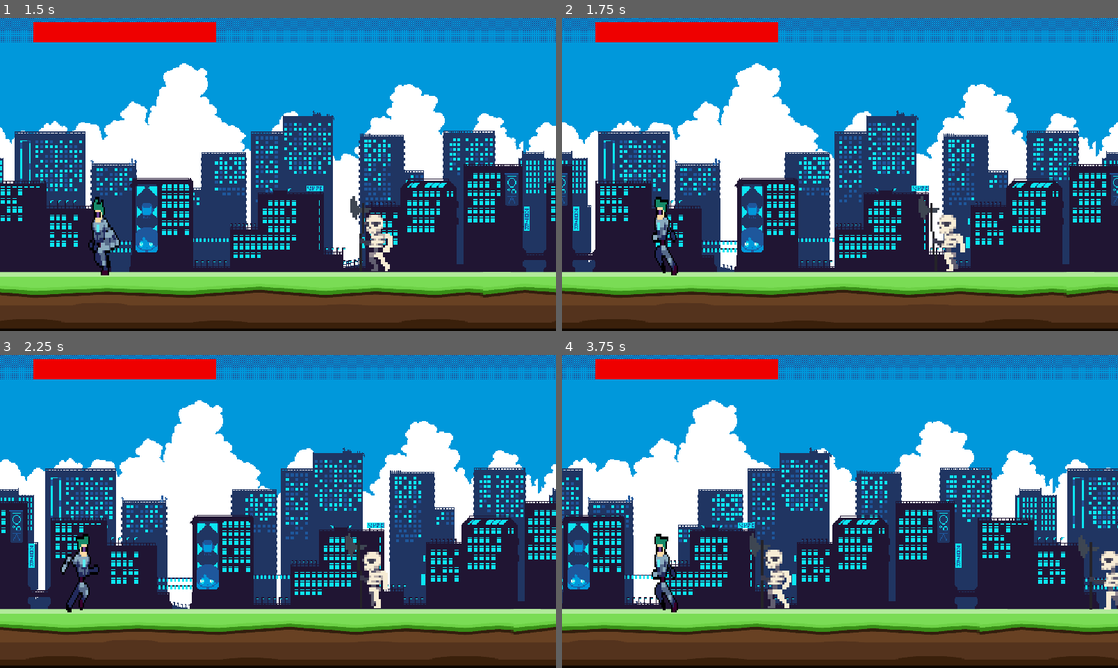
Above: before the commit, frames 1-4 (two rows, left to right).
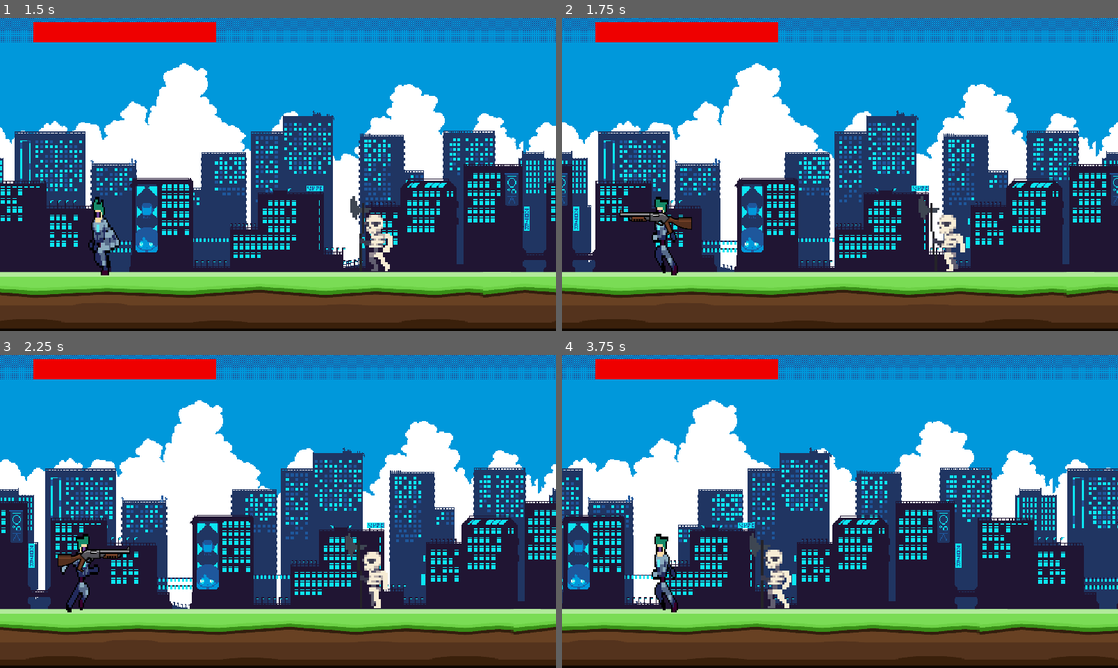
Above: after the commit, the same moments.

Repository: PandaHunterX/Cyber-Blasters
Game: Godot game, scene res://game.tscn
The game is run twice, just before and just after one commit, with the same random seed, the same clock (stepped at 60 frames per second) and the same inputs.
Inputs:
- Up to frame 1 (1.5 s): tap Enter at 0.5 s; hold D (right) 0.53-1.28 s; hold E (attack) 0.53-1.28 s; tap F (fire, bound only after the commit) at 0.8, 1.35 s; hold A (left) from 1.28 s (still down)
- Up to frame 2 (1.75 s): keep holding A (left); tap 4 (grenade_launcher, bound only after the commit) at 1.55 s
- Up to frame 3 (2.25 s): release A (left) at 2.03 s; hold D (right) from 2.03 s (still down); hold 4 (grenade_launcher, bound only after the commit) from 2.03 s (still down)
- Up to frame 4 (3.75 s): tap 3 (laser_rifle, bound only after the commit) at 2.3, 2.85 s; release 4 (grenade_launcher, bound only after the commit) at 2.78 s; tap Tab (melee, bound only after the commit) at 3.05 s; release D (right) at 3.53 s; hold A (left) from 3.53 s (still down); hold Tab (melee, bound only after the commit) from 3.53 s (still down)

Frame 1 is identical in both runs. In frame 2, 0.4% of the frame differs, in the area x 10-24%, y 61-70%; in frame 3, 0.4%; in frame 4, 0.6%, in the area x 92-100%, y 57-82%.

Commit message:
Weapon System Added
There are 4 main weapons added to the game

Diff:
--- a/game.tscn
+++ b/game.tscn
@@ -27,6 +27,6 @@
 position = Vector2(1549, 901)
 
 [node name="Respawn" type="Timer" parent="."]
-wait_time = 3.0
+wait_time = 5.0
 
 [connection signal="timeout" from="Respawn" to="." method="_on_respawn_timeout"]
--- a/project.godot
+++ b/project.godot
@@ -54,7 +54,38 @@
 }
 pause={
 "deadzone": 0.5,
-"events": []
+"events": [Object(InputEventKey,"resource_local_to_scene":false,"resource_name":"","device":-1,"window_id":0,"alt_pressed":false,"shift_pressed":false,"ctrl_pressed":false,"meta_pressed":false,"pressed":false,"keycode":0,"physical_keycode":4194305,"key_label":0,"unicode":0,"location":0,"echo":false,"script":null)
+]
+}
+fire={
+"deadzone": 0.5,
+"events": [Object(InputEventKey,"resource_local_to_scene":false,"resource_name":"","device":-1,"window_id":0,"alt_pressed":false,"shift_pressed":false,"ctrl_pressed":false,"meta_pressed":false,"pressed":false,"keycode":0,"physical_keycode":70,"key_label":0,"unicode":102,"location":0,"echo":false,"script":null)
+]
+}
+melee={
+"deadzone": 0.5,
+"events": [Object(InputEventKey,"resource_local_to_scene":false,"resource_name":"","device":-1,"window_id":0,"alt_pressed":false,"shift_pressed":false,"ctrl_pressed":false,"meta_pressed":false,"pressed":false,"keycode":0,"physical_keycode":4194306,"key_label":0,"unicode":0,"location":0,"echo":false,"script":null)
+]
+}
+pistol={
+"deadzone": 0.5,
+"events": [Object(InputEventKey,"resource_local_to_scene":false,"resource_name":"","device":-1,"window_id":0,"alt_pressed":false,"shift_pressed":false,"ctrl_pressed":false,"meta_pressed":false,"pressed":false,"keycode":0,"physical_keycode":49,"key_label":0,"unicode":49,"location":0,"echo":false,"script":null)
+]
+}
+smg={
+"deadzone": 0.5,
+"events": [Object(InputEventKey,"resource_local_to_scene":false,"resource_name":"","device":-1,"window_id":0,"alt_pressed":false,"shift_pressed":false,"ctrl_pressed":false,"meta_pressed":false,"pressed":false,"keycode":0,"physical_keycode":50,"key_label":0,"unicode":50,"location":0,"echo":false,"script":null)
+]
+}
+laser_rifle={
+"deadzone": 0.5,
+"events": [Object(InputEventKey,"resource_local_to_scene":false,"resource_name":"","device":-1,"window_id":0,"alt_pressed":false,"shift_pressed":false,"ctrl_pressed":false,"meta_pressed":false,"pressed":false,"keycode":0,"physical_keycode":51,"key_label":0,"unicode":51,"location":0,"echo":false,"script":null)
+]
+}
+grenade_launcher={
+"deadzone": 0.5,
+"events": [Object(InputEventKey,"resource_local_to_scene":false,"resource_name":"","device":-1,"window_id":0,"alt_pressed":false,"shift_pressed":false,"ctrl_pressed":false,"meta_pressed":false,"pressed":false,"keycode":0,"physical_keycode":52,"key_label":0,"unicode":52,"location":0,"echo":false,"script":null)
+]
 }
 
 [physics]
--- /dev/null
+++ b/scenes/bullet.tscn
@@ -0,0 +1,24 @@
+[gd_scene load_steps=4 format=3 uid="uid://b3ubqf2uraw6t"]
+
+[ext_resource type="Texture2D" uid="uid://3s8dgmsgwfv7" path="res://assets/bullets/bullet.png" id="1_pqgbw"]
+[ext_resource type="Script" path="res://scripts/bullet.gd" id="1_qdaps"]
+
+[sub_resource type="RectangleShape2D" id="RectangleShape2D_5s3h4"]
+size = Vector2(60, 21)
+
+[node name="Bullet" type="Node2D"]
+script = ExtResource("1_qdaps")
+
+[node name="Sprite2D" type="Sprite2D" parent="."]
+position = Vector2(2, 2)
+rotation = 0.802851
+scale = Vector2(0.0927957, 0.0927957)
+texture = ExtResource("1_pqgbw")
+
+[node name="BulletHitbox" type="Area2D" parent="."]
+
+[node name="CollisionShape2D" type="CollisionShape2D" parent="BulletHitbox"]
+position = Vector2(6, 1.5)
+shape = SubResource("RectangleShape2D_5s3h4")
+
+[connection signal="body_entered" from="BulletHitbox" to="." method="_on_bullet_hitbox_body_entered"]
--- a/scenes/enemy_weak.tscn
+++ b/scenes/enemy_weak.tscn
@@ -371,6 +371,7 @@
 wait_time = 0.7
 
 [node name="Death" type="Timer" parent="."]
+wait_time = 0.5
 
 [connection signal="body_entered" from="PlayerDetction" to="." method="_on_player_detction_body_entered"]
 [connection signal="body_exited" from="PlayerDetction" to="." method="_on_player_detction_body_exited"]
--- /dev/null
+++ b/scenes/explosion.tscn
@@ -0,0 +1,115 @@
+[gd_scene load_steps=20 format=3 uid="uid://bk1hx0kj81771"]
+
+[ext_resource type="Texture2D" uid="uid://flyqb5cxm6s1" path="res://assets/bullets/grenade1.png" id="1_ex5kf"]
+[ext_resource type="Script" path="res://scripts/explosion.gd" id="1_lp3wv"]
+[ext_resource type="Texture2D" uid="uid://dptavg8og4vnr" path="res://assets/explosions/1.png" id="2_cvwem"]
+[ext_resource type="Texture2D" uid="uid://b1t77bkotbuo4" path="res://assets/explosions/2.png" id="3_p6n7k"]
+[ext_resource type="Texture2D" uid="uid://fdirh56ciun3" path="res://assets/explosions/3.png" id="4_m5vhd"]
+[ext_resource type="Texture2D" uid="uid://u8j7v8vnoq4c" path="res://assets/explosions/4.png" id="5_i2tya"]
+[ext_resource type="Texture2D" uid="uid://byvv0fljw5khm" path="res://assets/explosions/5.png" id="6_6u007"]
+[ext_resource type="Texture2D" uid="uid://r0pp3oruimku" path="res://assets/explosions/6.png" id="7_s74cb"]
+[ext_resource type="Texture2D" uid="uid://2o4bbg12h3xy" path="res://assets/explosions/7.png" id="8_lohkn"]
+[ext_resource type="Texture2D" uid="uid://bae80rxxlf2t3" path="res://assets/explosions/8.png" id="9_g7fsf"]
+[ext_resource type="Texture2D" uid="uid://cx5biqvwmjr5s" path="res://assets/explosions/9.png" id="10_j0gvb"]
+[ext_resource type="Texture2D" uid="uid://bsynkwaausvq0" path="res://assets/explosions/10.png" id="11_sn6cn"]
+[ext_resource type="Texture2D" uid="uid://bhio1adqeh3sm" path="res://assets/explosions/11.png" id="12_r1sak"]
+[ext_resource type="Texture2D" uid="uid://bf0l7qktchcay" path="res://assets/explosions/12.png" id="13_k1msa"]
+
+[sub_resource type="CircleShape2D" id="CircleShape2D_w15ai"]
+radius = 63.0079
+
+[sub_resource type="Animation" id="Animation_6k2jb"]
+resource_name = "Explosion"
+length = 0.4
+tracks/0/type = "value"
+tracks/0/imported = false
+tracks/0/enabled = true
+tracks/0/path = NodePath("Sprite2D:texture")
+tracks/0/interp = 1
+tracks/0/loop_wrap = true
+tracks/0/keys = {
+"times": PackedFloat32Array(0, 0.0333333, 0.0666667, 0.1, 0.133333, 0.166667, 0.2, 0.233333, 0.266667, 0.3, 0.333333, 0.366667, 0.4),
+"transitions": PackedFloat32Array(1, 1, 1, 1, 1, 1, 1, 1, 1, 1, 1, 1, 1),
+"update": 0,
+"values": [ExtResource("1_ex5kf"), ExtResource("2_cvwem"), ExtResource("3_p6n7k"), ExtResource("4_m5vhd"), ExtResource("5_i2tya"), ExtResource("6_6u007"), ExtResource("7_s74cb"), ExtResource("8_lohkn"), ExtResource("9_g7fsf"), ExtResource("10_j0gvb"), ExtResource("11_sn6cn"), ExtResource("12_r1sak"), ExtResource("13_k1msa")]
+}
+tracks/1/type = "value"
+tracks/1/imported = false
+tracks/1/enabled = true
+tracks/1/path = NodePath("Grenade Hit/GrenadeHitbox:disabled")
+tracks/1/interp = 1
+tracks/1/loop_wrap = true
+tracks/1/keys = {
+"times": PackedFloat32Array(0, 0.133333),
+"transitions": PackedFloat32Array(1, 1),
+"update": 1,
+"values": [true, false]
+}
+
+[sub_resource type="Animation" id="Animation_xxyuj"]
+length = 0.001
+tracks/0/type = "value"
+tracks/0/imported = false
+tracks/0/enabled = true
+tracks/0/path = NodePath("Sprite2D:texture")
+tracks/0/interp = 1
+tracks/0/loop_wrap = true
+tracks/0/keys = {
+"times": PackedFloat32Array(0),
+"transitions": PackedFloat32Array(1),
+"update": 0,
+"values": [ExtResource("1_ex5kf")]
+}
+tracks/1/type = "value"
+tracks/1/imported = false
+tracks/1/enabled = true
+tracks/1/path = NodePath("Grenade Hit/GrenadeHitbox:disabled")
+tracks/1/interp = 1
+tracks/1/loop_wrap = true
+tracks/1/keys = {
+"times": PackedFloat32Array(0),
+"transitions": PackedFloat32Array(1),
+"update": 1,
+"values": [false]
+}
+
+[sub_resource type="AnimationLibrary" id="AnimationLibrary_41r8v"]
+_data = {
+"Explosion": SubResource("Animation_6k2jb"),
+"RESET": SubResource("Animation_xxyuj")
+}
+
+[sub_resource type="CircleShape2D" id="CircleShape2D_y07ft"]
+radius = 317.0
+
+[node name="Grenade" type="Node2D"]
+script = ExtResource("1_lp3wv")
+
+[node name="Sprite2D" type="Sprite2D" parent="."]
+position = Vector2(-3, 6.99998)
+scale = Vector2(0.962891, 0.835809)
+texture = ExtResource("1_ex5kf")
+
+[node name="Enemy Detection" type="Area2D" parent="."]
+
+[node name="Detection" type="CollisionShape2D" parent="Enemy Detection"]
+position = Vector2(4, 9)
+shape = SubResource("CircleShape2D_w15ai")
+
+[node name="AnimationPlayer" type="AnimationPlayer" parent="."]
+libraries = {
+"": SubResource("AnimationLibrary_41r8v")
+}
+
+[node name="Grenade Hit" type="Area2D" parent="."]
+
+[node name="GrenadeHitbox" type="CollisionShape2D" parent="Grenade Hit"]
+position = Vector2(3, 7)
+shape = SubResource("CircleShape2D_y07ft")
+debug_color = Color(0.612686, 0.371389, 0.97783, 0.42)
+
+[node name="ExplosionTimer" type="Timer" parent="."]
+wait_time = 0.4
+
+[connection signal="body_entered" from="Enemy Detection" to="." method="_on_enemy_detection_body_entered"]
+[connection signal="timeout" from="ExplosionTimer" to="." method="_on_explosion_timer_timeout"]
--- /dev/null
+++ b/scenes/laser.tscn
@@ -0,0 +1,27 @@
+[gd_scene load_steps=4 format=3 uid="uid://udp8wjqxtmw0"]
+
+[ext_resource type="Script" path="res://scripts/laser.gd" id="1_air1d"]
+[ext_resource type="Texture2D" uid="uid://0olvjt3d8op0" path="res://assets/bullets/Laser.png" id="2_nv4e0"]
+
+[sub_resource type="RectangleShape2D" id="RectangleShape2D_nb6af"]
+size = Vector2(474, 29)
+
+[node name="Laser" type="Node2D"]
+script = ExtResource("1_air1d")
+
+[node name="Sprite2D" type="Sprite2D" parent="."]
+position = Vector2(167, 1)
+scale = Vector2(2.87849, 0.982072)
+texture = ExtResource("2_nv4e0")
+
+[node name="Laser" type="Area2D" parent="."]
+
+[node name="CollisionShape2D" type="CollisionShape2D" parent="Laser"]
+position = Vector2(132, 0.5)
+shape = SubResource("RectangleShape2D_nb6af")
+
+[node name="LaserTime" type="Timer" parent="."]
+wait_time = 5.0
+
+[connection signal="body_entered" from="Laser" to="." method="_on_laser_body_entered"]
+[connection signal="timeout" from="LaserTime" to="." method="_on_laser_time_timeout"]
--- a/scenes/player.tscn
+++ b/scenes/player.tscn
@@ -7,6 +7,7 @@
 [ext_resource type="Texture2D" uid="uid://p5nwibw7bl4i" path="res://assets/main character/Cyborg_attack1.png" id="4_hpghe"]
 [ext_resource type="Texture2D" uid="uid://cjvpdlbletswg" path="res://assets/main character/Cyborg_death.png" id="5_3kpce"]
 [ext_resource type="Script" path="res://scripts/playerMelee.gd" id="7_joafu"]
+[ext_resource type="PackedScene" uid="uid://bpyw4xh44vyhs" path="res://scenes/weapon_system.tscn" id="8_uwpar"]
 
 [sub_resource type="RectangleShape2D" id="RectangleShape2D_74jxk"]
 size = Vector2(87, 287.625)
@@ -401,6 +402,10 @@
 texture = ExtResource("2_fbi88")
 hframes = 2
 
+[node name="WeaponSystem" parent="Sprite2D" instance=ExtResource("8_uwpar")]
+position = Vector2(2.07074, 1.82858)
+scale = Vector2(0.207073, 0.114286)
+
 [node name="HitBox" type="CollisionShape2D" parent="."]
 position = Vector2(-60, 1)
 shape = SubResource("RectangleShape2D_74jxk")
@@ -421,9 +426,6 @@
 [node name="CollisionShape2D" type="CollisionShape2D" parent="meleehitbox"]
 position = Vector2(67, -28)
 shape = SubResource("RectangleShape2D_pwefy")
-
-[node name="AnimationCooldown" type="Timer" parent="."]
-wait_time = 0.2
 
 [node name="HealthBar" type="ProgressBar" parent="."]
 offset_left = -206.0
@@ -436,5 +438,8 @@
 value = 1000.0
 show_percentage = false
 
+[node name="AnimationCooldown" type="Timer" parent="."]
+wait_time = 0.2
+
 [connection signal="body_entered" from="meleehitbox" to="meleehitbox" method="_on_body_entered"]
 [connection signal="timeout" from="AnimationCooldown" to="." method="_on_animation_cooldown_timeout"]
--- a/scenes/spawner.tscn
+++ /dev/null
@@ -1,30 +0,0 @@
-[gd_scene load_steps=2 format=3 uid="uid://bcsfd1j0g632x"]
-
-[sub_resource type="GDScript" id="GDScript_mmwud"]
-script/source = "#extends Node2D
-#
-#var target: Node2D
-#var weak_enemy = preload(\"res://scenes/enemy_weak.tscn\")
-#@onready var target_scene = preload(\"res://scenes/player.tscn\")
-#
-#func _ready() -> void:
-	#target = target_scene.instantiate() as Node2D
-	#$WeakEnemySpawner.start()
-	## Initially spawn weak enemies based on weakenemy count
-#
-#func _on_weak_enemy_spawner_timeout() -> void:
-	#spawn_weak_enemy()
-#
-#func spawn_weak_enemy() -> void:
-	#
-	#var weak = weak_enemy.instantiate()
-	#add_child(weak)
-"
-
-[node name="Spawner" type="Node2D"]
-script = SubResource("GDScript_mmwud")
-
-[node name="WeakEnemySpawner" type="Timer" parent="."]
-wait_time = 5.0
-
-[connection signal="timeout" from="WeakEnemySpawner" to="." method="_on_weak_enemy_spawner_timeout"]
--- /dev/null
+++ b/scenes/weapon_system.tscn
@@ -0,0 +1,27 @@
+[gd_scene load_steps=4 format=3 uid="uid://bpyw4xh44vyhs"]
+
+[ext_resource type="Script" path="res://scripts/weapon_system.gd" id="1_aw7gr"]
+[ext_resource type="Texture2D" uid="uid://dri4wxcrpjjhg" path="res://assets/weapons/AK_full.png" id="1_nmmv6"]
+
+[sub_resource type="Curve2D" id="Curve2D_jl88n"]
+
+[node name="WeaponSystem" type="Node2D"]
+script = ExtResource("1_aw7gr")
+
+[node name="Weapon" type="Sprite2D" parent="."]
+position = Vector2(0, 1)
+scale = Vector2(0.511719, 0.511719)
+texture = ExtResource("1_nmmv6")
+
+[node name="WeaponCooldown" type="Timer" parent="."]
+wait_time = 0.1
+
+[node name="Path2D" type="Path2D" parent="."]
+curve = SubResource("Curve2D_jl88n")
+
+[node name="PathFollow2D" type="PathFollow2D" parent="Path2D"]
+
+[node name="Marker2D" type="Marker2D" parent="Path2D/PathFollow2D"]
+position = Vector2(10, -15)
+
+[connection signal="timeout" from="WeaponCooldown" to="." method="_on_weapon_cooldown_timeout"]
--- /dev/null
+++ b/scripts/bullet.gd
@@ -0,0 +1,22 @@
+extends Node2D
+
+var speed = 1000
+var is_pistol = true
+# Called every frame. 'delta' is the elapsed time since the previous frame.
+func _physics_process(delta: float) -> void:
+		position.x += speed * delta
+
+func _unhandled_input(event: InputEvent) -> void:
+	if event.is_action_pressed("pistol"):
+		is_pistol = true
+	elif  event.is_action_pressed("smg"):
+		is_pistol = false
+
+
+func _on_bullet_hitbox_body_entered(body: Node2D) -> void:
+	if body.has_method("pistol_hit") and is_pistol:
+		body.pistol_hit()
+		queue_free()
+	elif body.has_method("smg_hit") and not is_pistol:
+		body.smg_hit()
+		queue_free()
--- a/scripts/enemy_weak.gd
+++ b/scripts/enemy_weak.gd
@@ -33,11 +33,43 @@
 
 func melee_hit():
 	health -= 200
-	print("enemy was hit")
 	is_hit = true  # Set hit flag to true
 	$AnimationPlayer.play("hit")
-	print(health)
 	enemy_health()
+	$AttackCooldown.start()
+	print(health)  # Start cooldown to reset hit
+
+func pistol_hit():
+	health -= 150
+	is_hit = true  # Set hit flag to true
+	$AnimationPlayer.play("hit")
+	enemy_health()
+	$AttackCooldown.start()
+	print("pistol hit:")
+	print(health)  # Start cooldown to reset hit
+
+func smg_hit():
+	health -= 50
+	speed -= 10
+	is_hit = true  # Set hit flag to true
+	$AnimationPlayer.play("hit")
+	enemy_health()
+	$AttackCooldown.start()  # Start cooldown to reset hit
+
+func laser_hit():
+	health -= 250
+	speed -= 50
+	is_hit = true  # Set hit flag to true
+	$AnimationPlayer.play("hit")
+	enemy_health()
+	$AttackCooldown.start()  # Start cooldown to reset hit
+
+func explosive_hit():
+	health -= 1000
+	is_hit = true  # Set hit flag to true
+	$AnimationPlayer.play("hit")
+	enemy_health()
+	$AttackCooldown.start()  # Start cooldown to reset hit
 
 func enemy_health():
 	if health <= 0:
@@ -58,9 +90,11 @@
 		attack()
 
 func _on_attack_cooldown_timeout() -> void:
+	is_hit = false
 	if player_detected:
-		attack_ready = true
 		attack()
+	else:
+		move_enemy()
 
 func attack():
 	attack_ready = false
--- /dev/null
+++ b/scripts/explosion.gd
@@ -0,0 +1,24 @@
+extends Node2D
+
+var speed = 1500
+var onhit = false
+
+func free() -> void:
+	$"Grenade Hit/GrenadeHitbox".disabled = true
+
+func _physics_process(delta: float) -> void:
+	if not onhit:
+		position.x += speed * delta
+	else :
+		position.x = position.x
+
+func _on_enemy_detection_body_entered(body: Node2D) -> void:
+	if body.has_method("explosive_hit"):
+		body.explosive_hit()
+		onhit = true
+		$AnimationPlayer.play("Explosion")
+		$ExplosionTimer.start()
+
+
+func _on_explosion_timer_timeout() -> void:
+	queue_free()
--- /dev/null
+++ b/scripts/laser.gd
@@ -0,0 +1,18 @@
+extends Node2D
+
+var speed = 1500
+
+func _physics_process(delta: float) -> void:
+		position.x += speed * delta
+
+
+
+func _on_laser_body_entered(body: Node2D) -> void:
+	if body.has_method("laser_hit"):
+		body.laser_hit()
+		$LaserTime.start()
+
+
+func _on_laser_time_timeout() -> void:
+	queue_free()
+	$LaserTime.stop()
--- a/scripts/player.gd
+++ b/scripts/player.gd
@@ -1,32 +1,41 @@
 extends CharacterBody2D
-const JUMP_VELOCITY = -400.0
+
 @onready var ap = $AnimationPlayer
 @onready var sprite = $Sprite2D
 @onready var melee = $meleehitbox
+@onready var weapon = find_child("Weapon")
 
 var notmoving = true
 var is_hit = false
 var health = 1000
+var speed = 300
 var horizontal_direction = null
 var isdead = false
+var weapon_equip = false
 
 func _ready() -> void:
 	$meleehitbox/CollisionShape2D.disabled = true
 	$HealthBar.value = health
+	weapon.texture = null
 
 func _physics_process(delta: float) -> void:
 	if not isdead:
-		horizontal_direction = Input.get_axis("left", "right")
-		velocity.x = 300 * horizontal_direction
+		var horizontal_direction = Input.get_axis("left", "right")
+		velocity.x = speed * horizontal_direction
 		var isLeft = velocity.x < 0
 		sprite.flip_h = isLeft
+		weapon.flip_h = isLeft
 		move_and_slide()
 		update_animations(horizontal_direction)
 
 func _unhandled_key_input(event: InputEvent) -> void:
-	if event.is_action_pressed("attack") and notmoving and not isdead:
+	if event.is_action_pressed("attack") and notmoving and not isdead and not weapon_equip:
 		ap.play("attack")
 		$AnimationCooldown.start()
+	elif event.is_action_pressed("pistol"):
+		weapon_equip = true
+	elif event.is_action_pressed("melee"):
+		weapon_equip = false
 
 func update_animations(horizontal_direction):
 	if not isdead:
@@ -43,15 +52,16 @@
 	health -= 100
 	$HealthBar.value = health
 	is_hit = true
+	print(health)
 	ap.play("damaged")
 	$AnimationCooldown.start()
 	player_health()
 
-func player_health():
+func  player_health():
 	if health <= 0:
 		ap.play("death")
 		isdead = true
-
+		weapon.texture = null
 
 func _on_animation_cooldown_timeout() -> void:
 	update_animations(horizontal_direction)
--- /dev/null
+++ b/scripts/weapon_system.gd
@@ -0,0 +1,101 @@
+extends Node2D
+
+@onready var bullet = preload("res://scenes/bullet.tscn")
+@onready var laserbullet = preload("res://scenes/laser.tscn")
+@onready var grenadebullet = preload("res://scenes/explosion.tscn")
+
+const pistol = preload("res://assets/weapons/pistol_full.png")
+const smg = preload("res://assets/weapons/Assault rifle_full.png")
+const laser_rifle = preload("res://assets/weapons/AK_full.png")
+const grenade_launcher = preload("res://assets/weapons/Shootgun_full.png")
+
+var can_shoot = true
+var is_shooting = false
+var shoot_timer = 0
+
+var melee_equip = true
+var basic_weapon_equip = false
+var laser_rifle_equip = false
+var grenad_launcher_equip = false
+
+
+func _ready() -> void:
+	$WeaponCooldown.wait_time = 0.2
+
+func _process(delta: float) -> void:
+	basic_fire()
+	laser_fire()
+	grenade_fire()
+	if Input.is_action_pressed("fire"):
+		if is_shooting:
+			shoot_timer += delta
+			shoot_timer = 0
+		else:
+			is_shooting = true
+			shoot_timer = 0
+	if Input.is_action_just_released("fire"):
+		is_shooting = false
+
+func _unhandled_input(event: InputEvent) -> void:
+	if event.is_action_pressed("melee"):
+		$Weapon.texture = null
+		melee_equip = true
+		basic_weapon_equip = false
+		laser_rifle_equip = false
+		grenad_launcher_equip = false
+		can_shoot = false
+	elif event.is_action_pressed("pistol"):
+		$Weapon.texture = pistol
+		basic_weapon_equip = true
+		$WeaponCooldown.wait_time = 0.8
+		can_shoot = true
+	elif event.is_action_pressed("smg"):
+		$Weapon.texture = smg
+		$WeaponCooldown.wait_time = 0.2
+		basic_weapon_equip = true
+		can_shoot = true
+	elif  event.is_action_pressed("laser_rifle"):
+		$Weapon.texture = laser_rifle
+		$WeaponCooldown.wait_time = 1.5
+		melee_equip = false
+		basic_weapon_equip = false
+		laser_rifle_equip = true
+		grenad_launcher_equip = false
+		can_shoot = true
+	elif event.is_action_pressed("grenade_launcher"):
+		$Weapon.texture = grenade_launcher
+		$WeaponCooldown.wait_time = 2
+		melee_equip = false
+		basic_weapon_equip = false
+		laser_rifle_equip = false
+		grenad_launcher_equip = true
+		can_shoot = true
+	elif event.is_action_pressed("pistol") or event.is_action_pressed("smg"):
+		melee_equip = false
+		basic_weapon_equip = false
+		laser_rifle_equip = false
+		grenad_launcher_equip = false
+
+func basic_fire():
+	if can_shoot and is_shooting and basic_weapon_equip:
+		var bul = bullet.instantiate()
+		add_child(bul)
+		$WeaponCooldown.start()
+		can_shoot = false
+
+func laser_fire():
+	if can_shoot and is_shooting and laser_rifle_equip:
+		var laserbul = laserbullet.instantiate()
+		add_child(laserbul)
+		$WeaponCooldown.start()
+		can_shoot = false
+
+func grenade_fire():
+	if can_shoot and is_shooting and grenad_launcher_equip:
+		var grenadebul = grenadebullet.instantiate()
+		add_child(grenadebul)
+		$WeaponCooldown.start()
+		can_shoot = false
+
+func _on_weapon_cooldown_timeout() -> void:
+	can_shoot = true
Binary file added: assets/bullets/Laser.png
Not shown, added: assets/bullets/Laser.png.import
Binary file added: assets/bullets/bullet.png
Not shown, added: assets/bullets/bullet.png.import
Binary file added: assets/bullets/grenade1.png
Not shown, added: assets/bullets/grenade1.png.import
Binary file added: assets/explosions/1.png
Not shown, added: assets/explosions/1.png.import
Binary file added: assets/explosions/10.png
Not shown, added: assets/explosions/10.png.import
Binary file added: assets/explosions/11.png
Not shown, added: assets/explosions/11.png.import
(and 27 more such lines)
